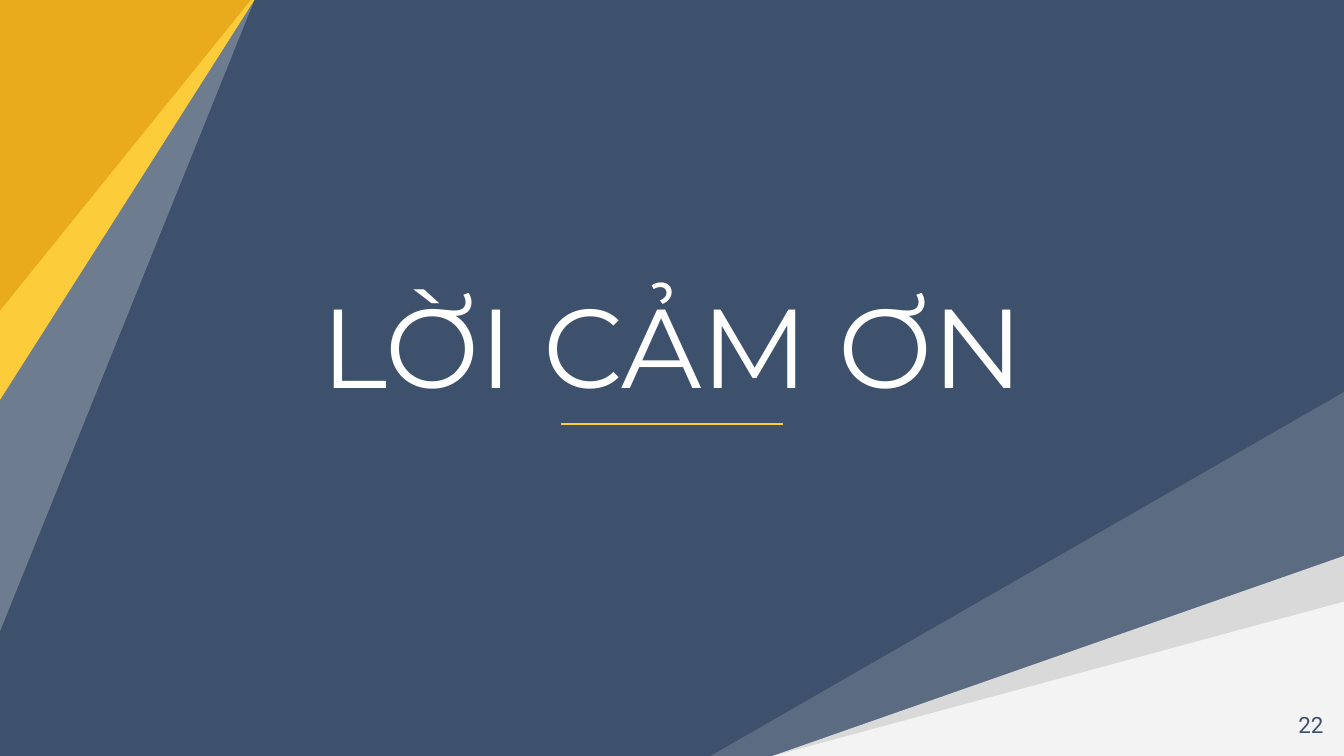
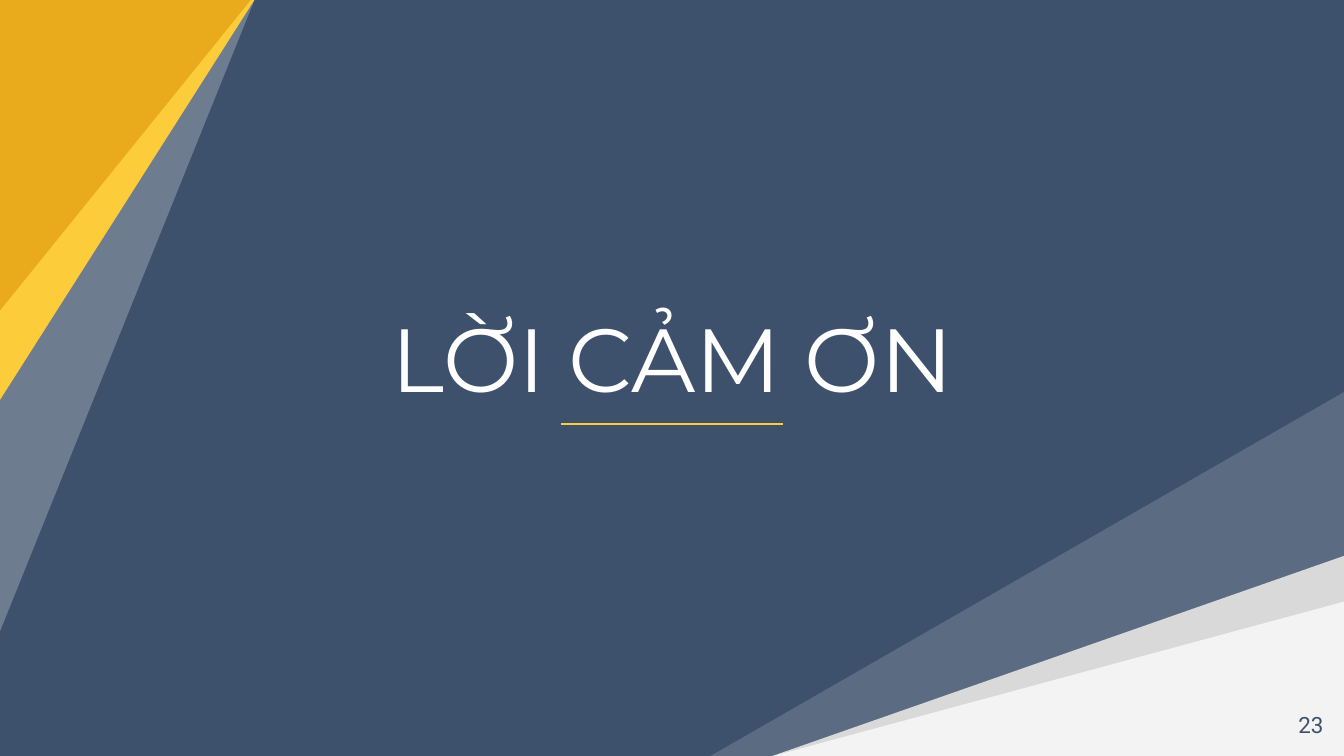
Before and after one commit to nghiale1/CongDongGiaSu, a slide deck: slide 23 of docs/thuyetTrinh_LeMinhNghia_B1605229.pptx (slide 22 before the commit). Drawn at 1344x756 pixels with LibreOffice and Linux fonts; fonts in the diff are those of the drawing. Boxes give left, top, right and bottom in pixels: in the first picture for what was removed or moved away, otherwise in the second. Text is boxed around its words. In the diff, an @@ line names an element or a change of style, - is before the commit and + after.

```diff
--- a/docs/thuyetTrinh_LeMinhNghia_B1605229.pptx
+++ b/docs/thuyetTrinh_LeMinhNghia_B1605229.pptx
@@ title "LỜI CẢM ƠN" at (392,307,953,393): size 60 to 48 pt @@
@@ page number at (1298,717,1323,733): text changed @@
-22
+23
```
Also in this commit, not shown: 6 other slides changed, 1 slide added.
